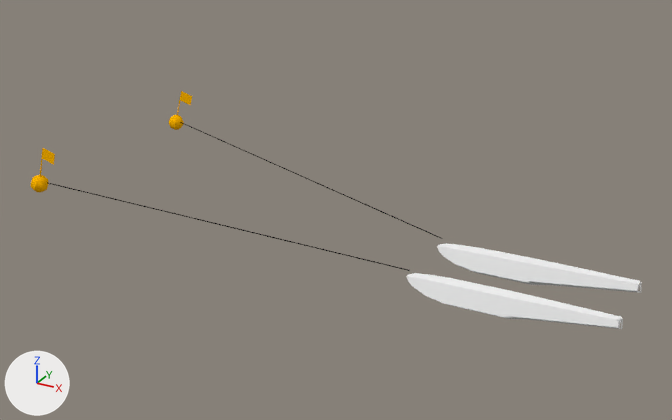
An edit to the Blender file dev/blender/mooring.blend, drawn before and after from the same camera.
Rendered twice from a 50 mm camera at (7.28, -21.18, 9.62) aimed at (-4.36, -0.01, -0.96). The axes (+X, +Y, +Z) are drawn at lower left. The lights are the same throughout. The same objects are shown in both versions, whatever each file hides.

In view in the first picture: 'L-FloatC', 'R-FloatC', 'mooring', 'mooringrope'.
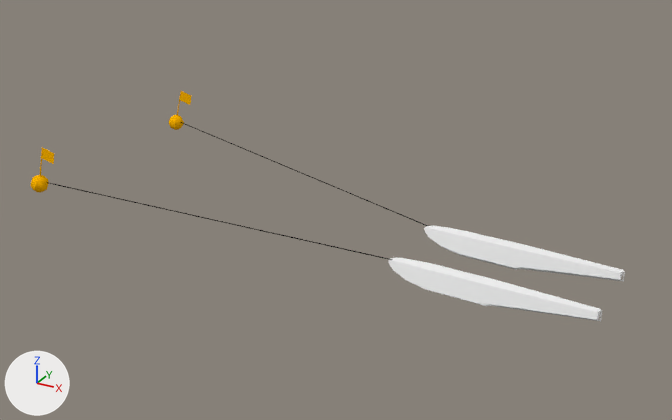
The change in detail:
Object 'mooringrope' (ob_mooringrope) moves from (-7.09, 1.76, -1.52) to (-7.07, 1.76, -1.42).
Object 'mooringrope' (ob_mooringrope) turns from (0.1, 16, 0) to (0.1, 15, 0) degrees about x, y and z.
Object 'L-FloatC' (ob_l_floatc) moves from (1.17, -1.01, -2.05) to (0.68, -1.16, -1.77).
Object 'L-FloatC' (ob_l_floatc) turns from (0, 0, 0) to (0, 2.8, -0) degrees about x, y and z.
Object 'R-FloatC' (ob_r_floatc) moves from (1.16, 1.03, -2.05) to (0.68, 1.16, -1.77).
Object 'R-FloatC' (ob_r_floatc) turns from (0, 0, 0) to (0, 2.8, -0) degrees about x, y and z.

Where the change shows, as pixel boxes (x1, y1, x2, y2) in the pictures (672 x 420 px):
'R-FloatC', moved, turned: before (437, 244, 642, 293); after (424, 226, 625, 282)
'L-FloatC', moved, turned: before (406, 273, 623, 329); after (388, 258, 602, 322)
'mooringrope', moved, turned: before (47, 122, 442, 271); after (47, 122, 428, 260)
